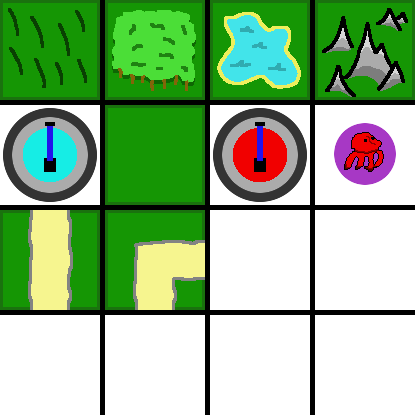
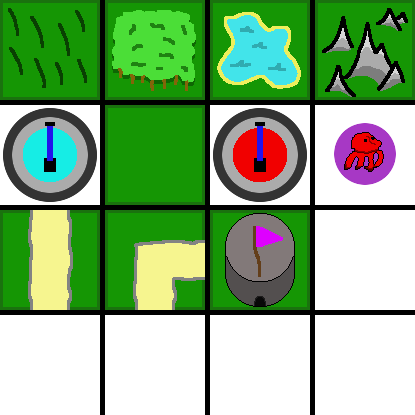
Two versions of the same layered image (415x415). Layer-by-layer changes:
painted on "Main" over [210, 210, 310, 310]
